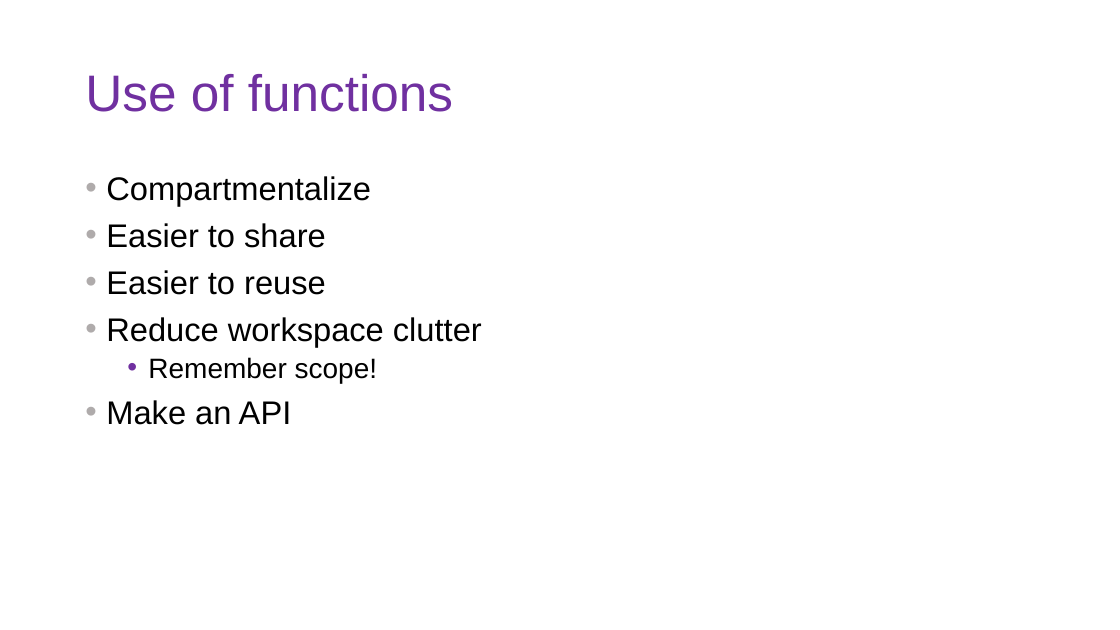
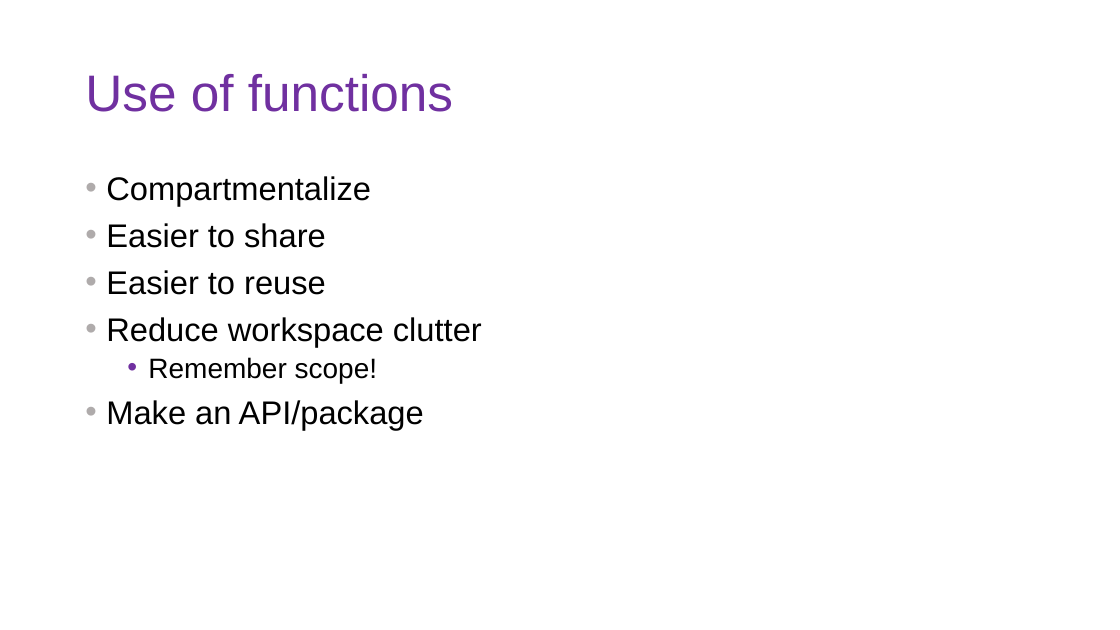
Before and after one commit to DoriMG/Nencki_python_course, a slide deck: slide 11 of lectures/3_coding_practices.pptx. Drawn at 1120x630 pixels with LibreOffice and Linux fonts; fonts in the diff are those of the drawing. Boxes give left, top, right and bottom in pixels: in the first picture for what was removed or moved away, otherwise in the second. Text is boxed around its words. In the diff, an @@ line names an element or a change of style, - is before the commit and + after.

```diff
--- a/lectures/3_coding_practices.pptx
+++ b/lectures/3_coding_practices.pptx
@@ text at [106, 400, 424, 429]: text changed @@
-• Make an API
+• Make an API/package
```
Also in this commit, not shown: 3 other files.
